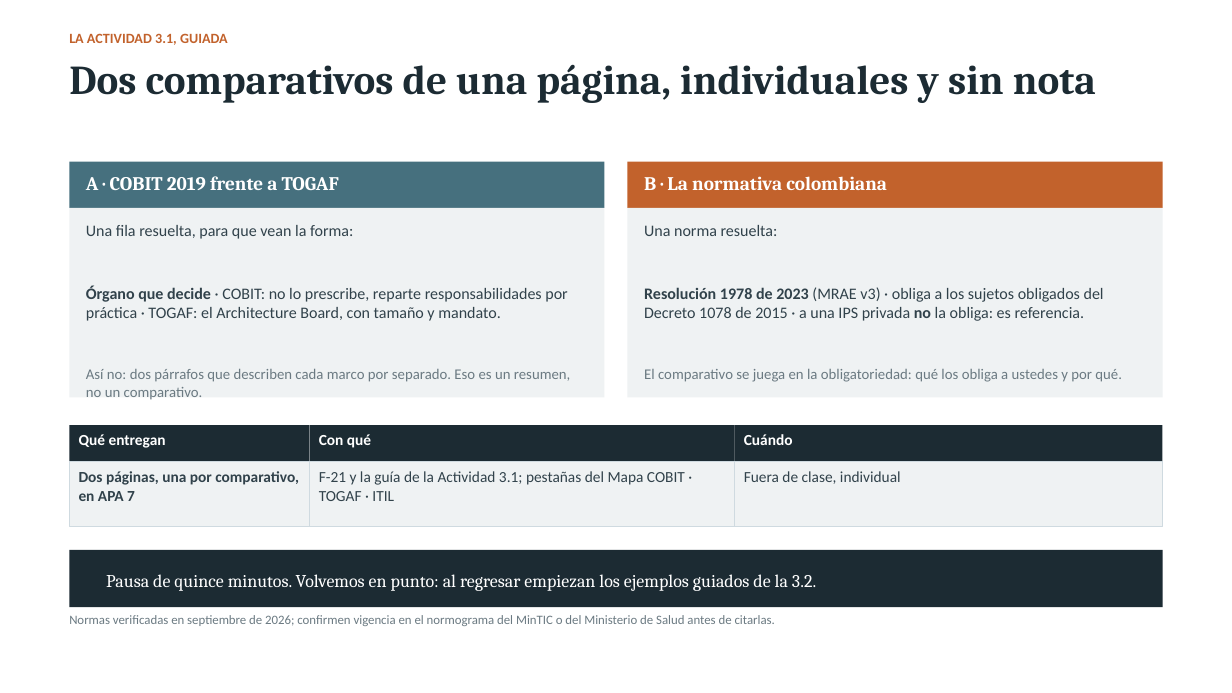
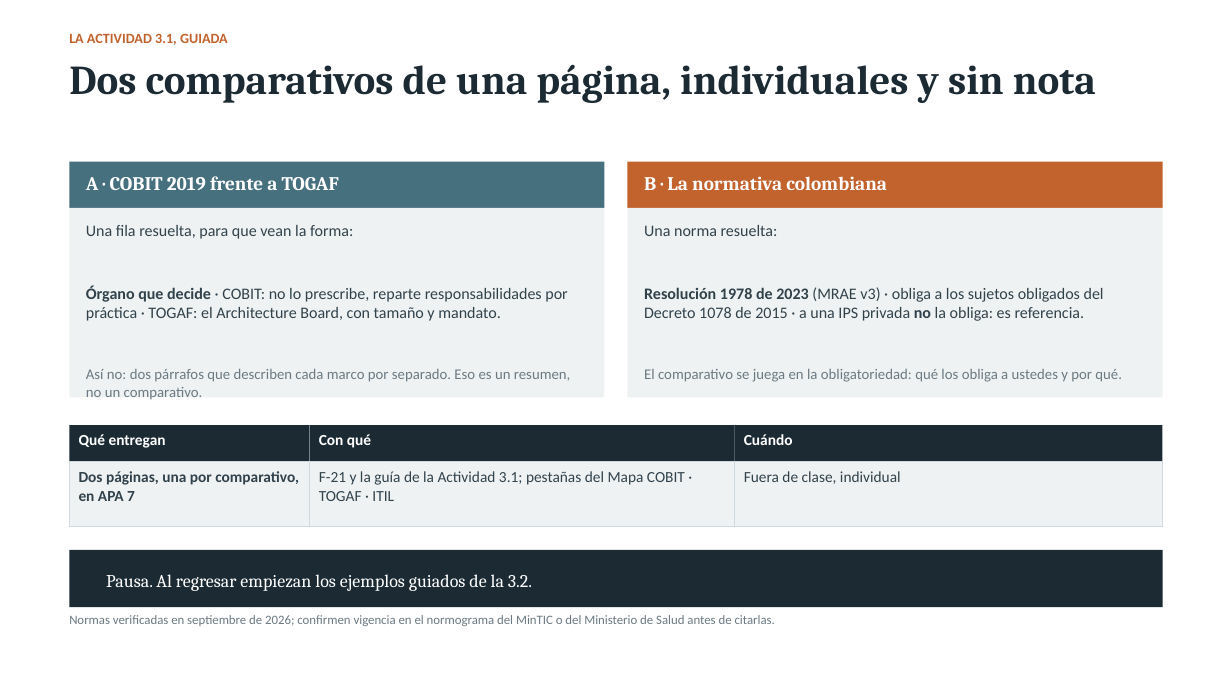
Before and after one commit to CesarAVegaF312/AREM-S3_Gobierno_y_Control, a slide deck: slide 9 of fuentes/AREM_S3_Deck_Reto_U3_sin_notas.pptx. Drawn at 1232x693 pixels with LibreOffice and Linux fonts; fonts in the diff are those of the drawing. Boxes give left, top, right and bottom in pixels: in the first picture for what was removed or moved away, otherwise in the second. Text is boxed around its words. In the diff, an @@ line names an element or a change of style, - is before the commit and + after.

Commit message:
Fuera el cronograma: la sesion queda en tres bloques
Conceptos, ejemplos y el hacer. Se quitan los minutos de la diapositiva de
ruta, del taller y de la puesta en comun; las notas del docente pierden la
marca de reloj y el enunciado del taller pasa de minuto a minuto a cuatro
pasos numerados, con una nota de que recortar si el tiempo aprieta.

En la presentacion web desaparecen el reloj de sesion y los minutos del
indice; el cronometro del taller se queda, ajustable en tramos de cinco
minutos, porque el docente decide en el momento cuanto tiempo le queda.

```diff
--- a/fuentes/AREM_S3_Deck_Reto_U3_sin_notas.pptx
+++ b/fuentes/AREM_S3_Deck_Reto_U3_sin_notas.pptx
@@ text at <box>106,574,532,591</box>: text changed @@
-Pausa de quince minutos. Volvemos en punto: al regresar empiezan los ejemplos guiados de la 3.2.
+Pausa. Al regresar empiezan los ejemplos guiados de la 3.2.
```
Also in this commit, not shown: 3 other slides changed, 15 other files.
